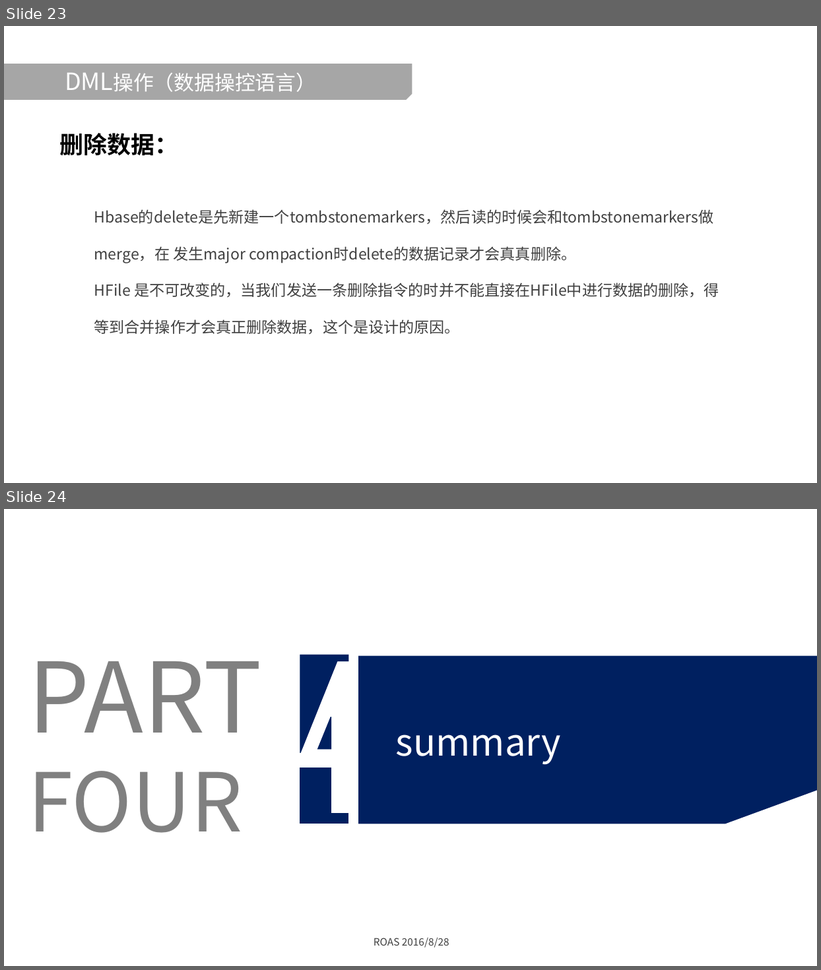
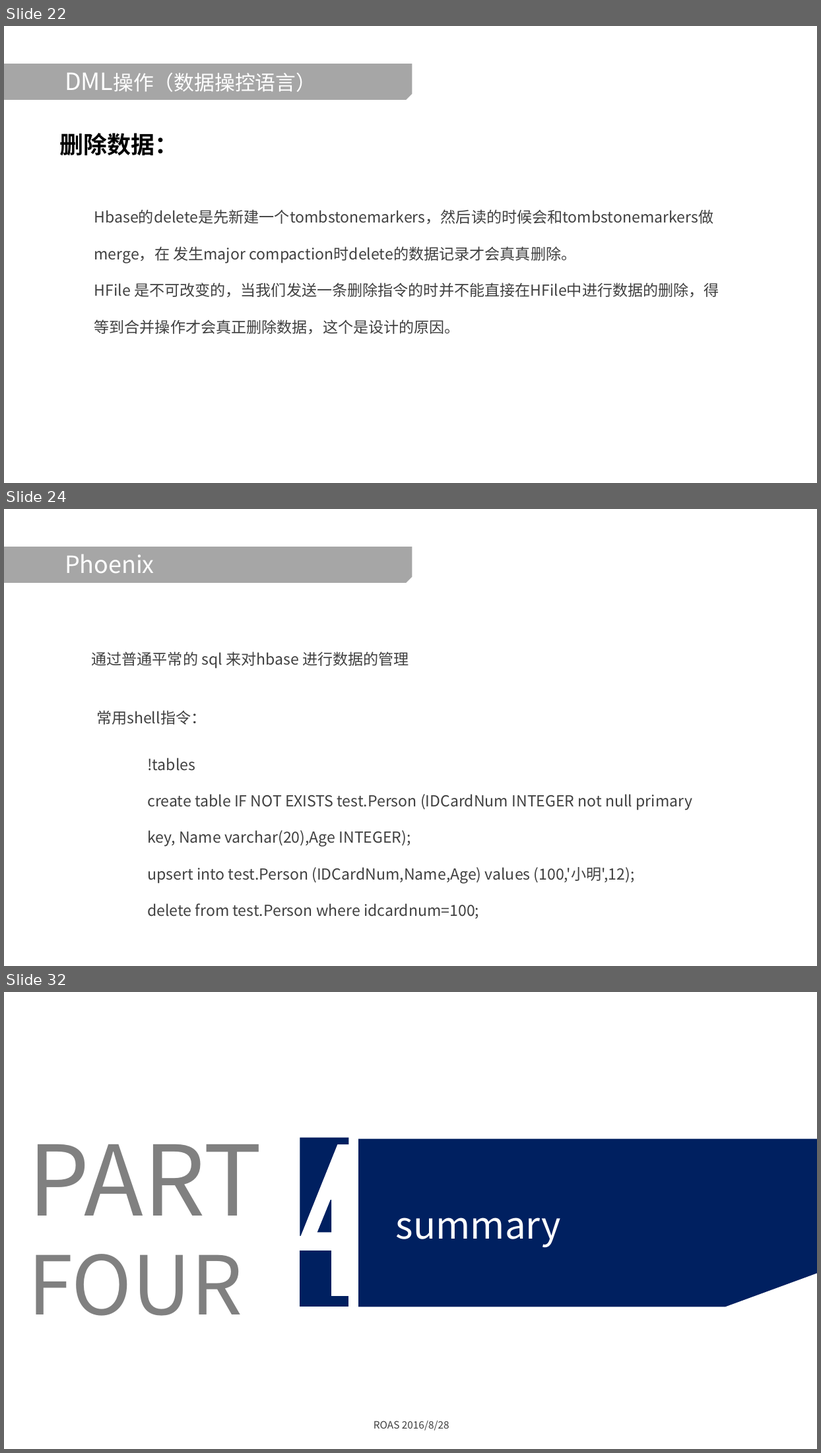
Before and after one commit to Guosmilesmile/hbaseDoc, a slide deck: Hbase学习分享.pptx. Shown one above the other, each under a label of ours: slides 23 and 24 before the commit, slides 22, 24 and 32 after it; the slides between them are not shown. The pictures are 821x970 and 821x1453 pixels, drawn with LibreOffice and Linux fonts; fonts in the diff are those of the drawing; background and template pictures are left out. Boxes give left, top, right and bottom in pixels: in the first picture for what was removed or moved away, otherwise in the second. Text is boxed around its words. In the diff, an @@ line names an element or a change of style, - is before the commit and + after.

Commit message:
add phoenix

```diff
--- a/Hbase学习分享.pptx
+++ b/Hbase学习分享.pptx
@@ slide 24 added at <box>4,509,817,966</box>, background picture (left out) @@
@@ snip rect added at <box>4,547,412,583</box>, fill #A6A6A6 @@
@@ title added at <box>65,554,154,573</box>, 28 pt, text #FFFFFF @@
+Phoenix
@@ text added at <box>91,652,409,669</box>, 18 pt, text #404040 @@
+通过普通平常的 sql 来对hbase 进行数据的管理
@@ text added at <box>96,710,206,725</box>, 18 pt, text #404040 @@
+常用shell指令：
@@ text added at <box>147,758,693,919</box>, 18 pt, text #404040 @@
+!tables
+create table IF NOT EXISTS test.Person (IDCardNum INTEGER not null primary key, Name varchar(20),Age INTEGER);
+upsert into test.Person (IDCardNum,Name,Age) values (100,'小明',12);
+delete from test.Person where idcardnum=100;
@@ what was slide 23 is now slide 22 @@
@@ what was slide 24 is now slide 32 @@
```
Also in this commit, not shown: 3 slides changed, 7 other slides added.
